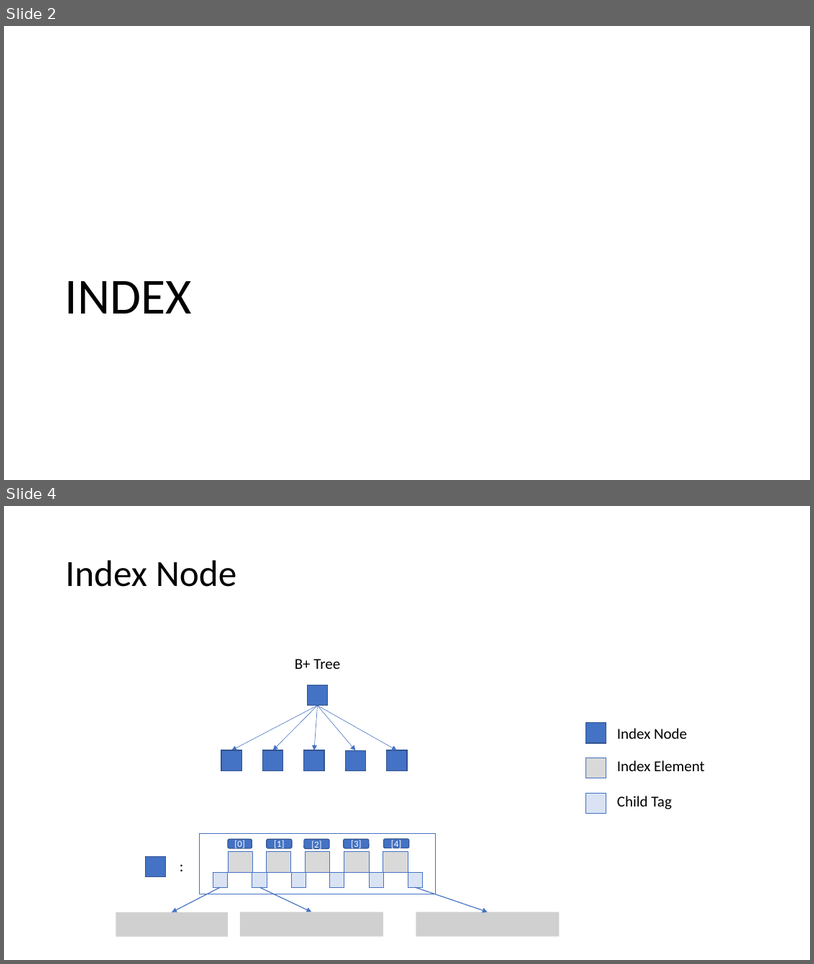
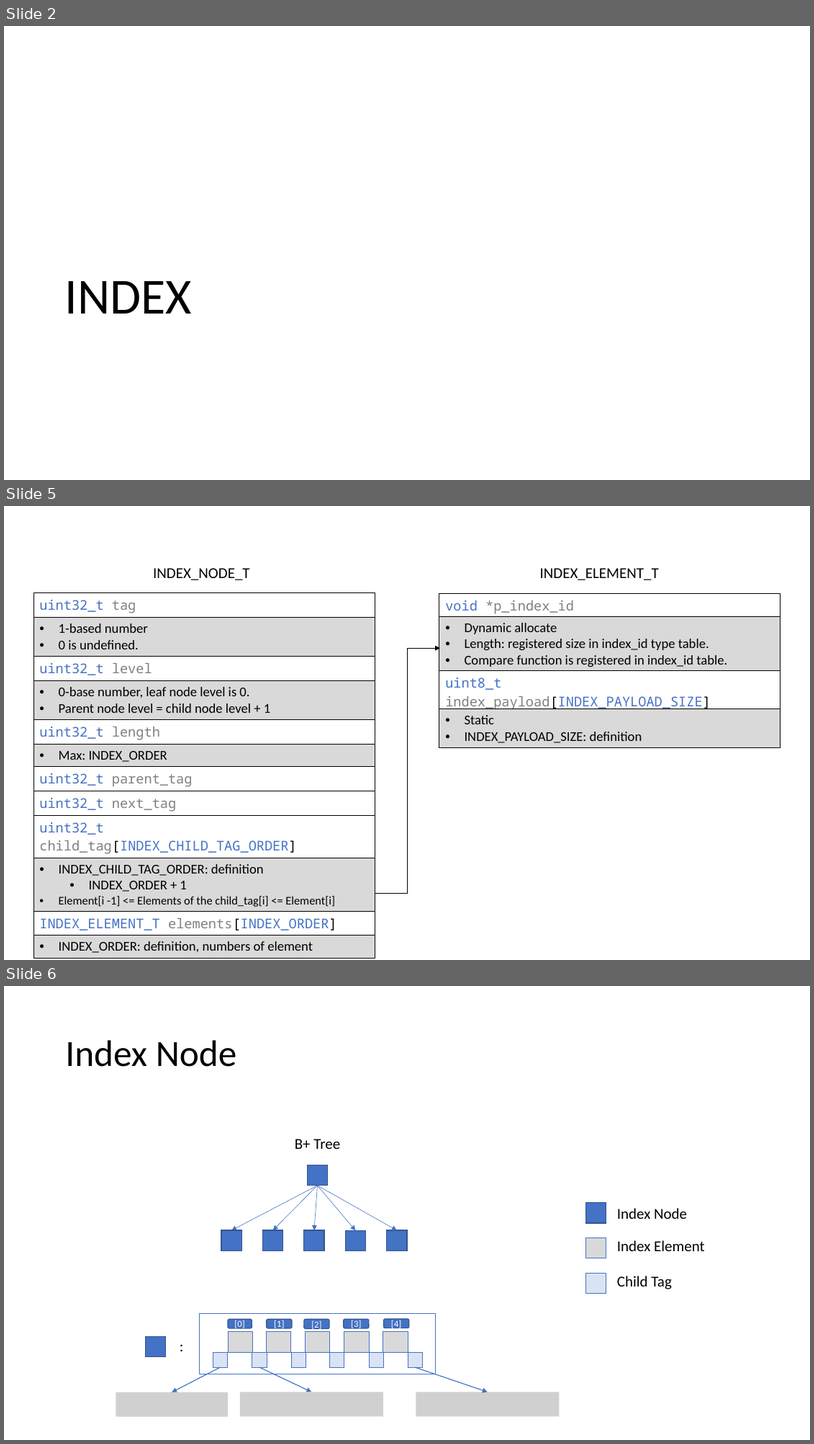
Before and after one commit to az801590/FacileDB, a slide deck: FacileDB.pptx. Shown one above the other, each under a label of ours: slides 2 and 4 before the commit, slides 2, 5 and 6 after it; the slides between them are not shown. The pictures are 814x964 and 814x1444 pixels, drawn with LibreOffice and Linux fonts; fonts in the diff are those of the drawing; grey boxes stand for pictures. Boxes give left, top, right and bottom in pixels: in the first picture for what was removed or moved away, otherwise in the second. Text is boxed around its words. In the diff, an @@ line names an element or a change of style, - is before the commit and + after.

Commit message:
new api for query index key exists

```diff
--- a/FacileDB.pptx
+++ b/FacileDB.pptx
@@ slide 5 added at <box>4,506,810,960</box>, background #FFFFFF @@
@@ text added at <box>153,568,250,580</box>, 18 pt, text #000000 @@
+INDEX_NODE_T
@@ text added at <box>540,568,659,580</box>, 18 pt, text #000000 @@
+INDEX_ELEMENT_T
@@ table added at <box>34,593,375,955</box>, 12 rows, 1 columns @@
+uint32_t tag
+1-based number / 0 is undefined.
+uint32_t level
+0-base number, leaf node level is 0. / Parent node level = child node level + 1
+uint32_t length
+Max: INDEX_ORDER
+uint32_t parent_tag
+uint32_t next_tag
+uint32_t child_tag[INDEX_CHILD_TAG_ORDER]
+INDEX_CHILD_TAG_ORDER: definition / INDEX_ORDER + 1 / Element[i -1] <= Elements of the child_tag[i] <= Element[i]
+INDEX_ELEMENT_T elements[INDEX_ORDER]
+INDEX_ORDER: definition, numbers of element
@@ table added at <box>440,593,781,746</box>, 4 rows, 1 columns @@
+void *p_index_id
+Dynamic allocate / Length: registered size in index_id type table. / Compare function is registered in index_id table.
+uint8_t index_payload[INDEX_PAYLOAD_SIZE]
+Static / INDEX_PAYLOAD_SIZE: definition
@@ elbow arrow added from (375, 893) to (440, 648), #000000 1 pt @@
@@ what was slide 4 is now slide 6 @@
```
Also in this commit, not shown: 1 slide changed, 6 other slides added, 3 other files.
